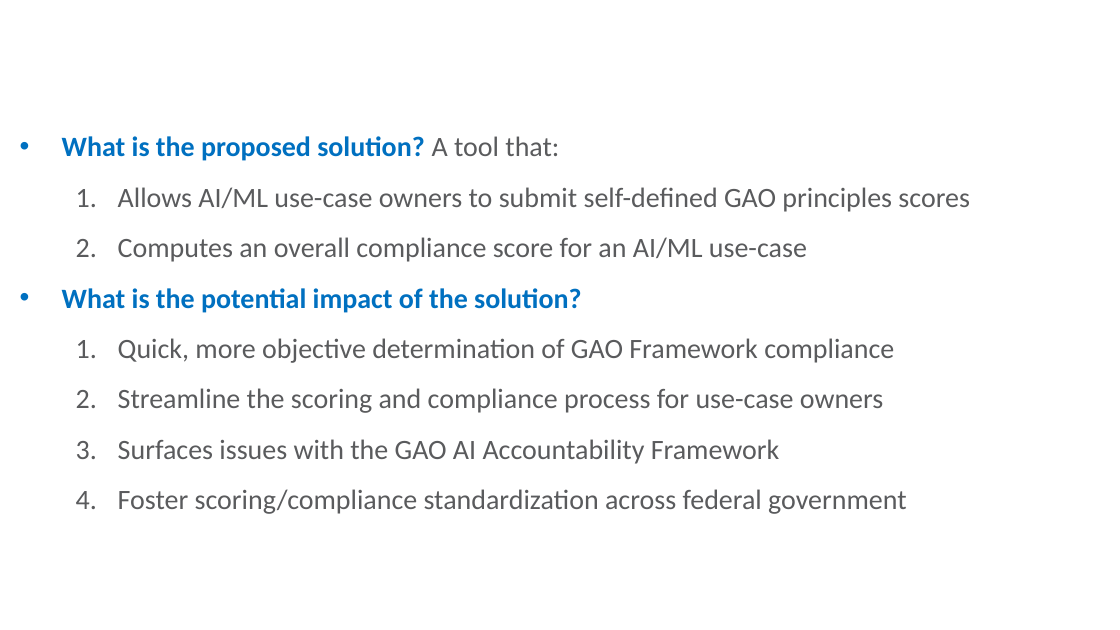
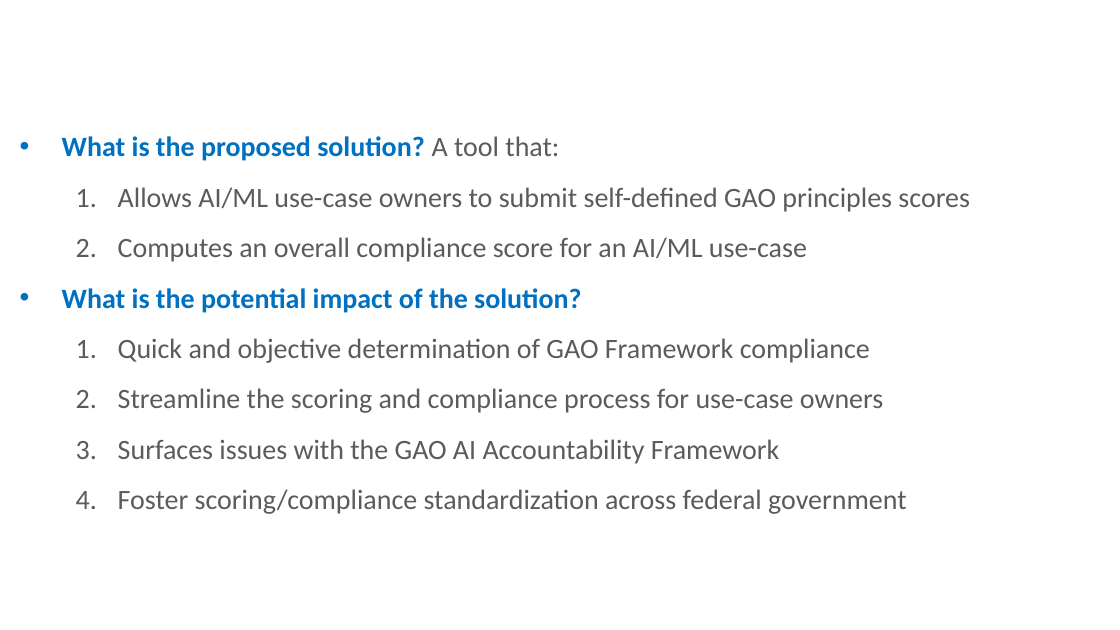
Before and after one commit to ethanmoscot/gao-ai, a slide deck: slide 3 of doc/gao_ai_proposal.pptx. Drawn at 1120x630 pixels with LibreOffice and Linux fonts; fonts in the diff are those of the drawing; background and template pictures are left out. Boxes give left, top, right and bottom in pixels: in the first picture for what was removed or moved away, otherwise in the second. Text is boxed around its words. In the diff, an @@ line names an element or a change of style, - is before the commit and + after.

```diff
--- a/doc/gao_ai_proposal.pptx
+++ b/doc/gao_ai_proposal.pptx
@@ text at (x1=118, y1=338, x2=870, y2=363): text changed @@
-  1. Quick, more objective determination of GAO Framework compliance
+  1. Quick and objective determination of GAO Framework compliance
```
Also in this commit, not shown: 7 other slides changed.
